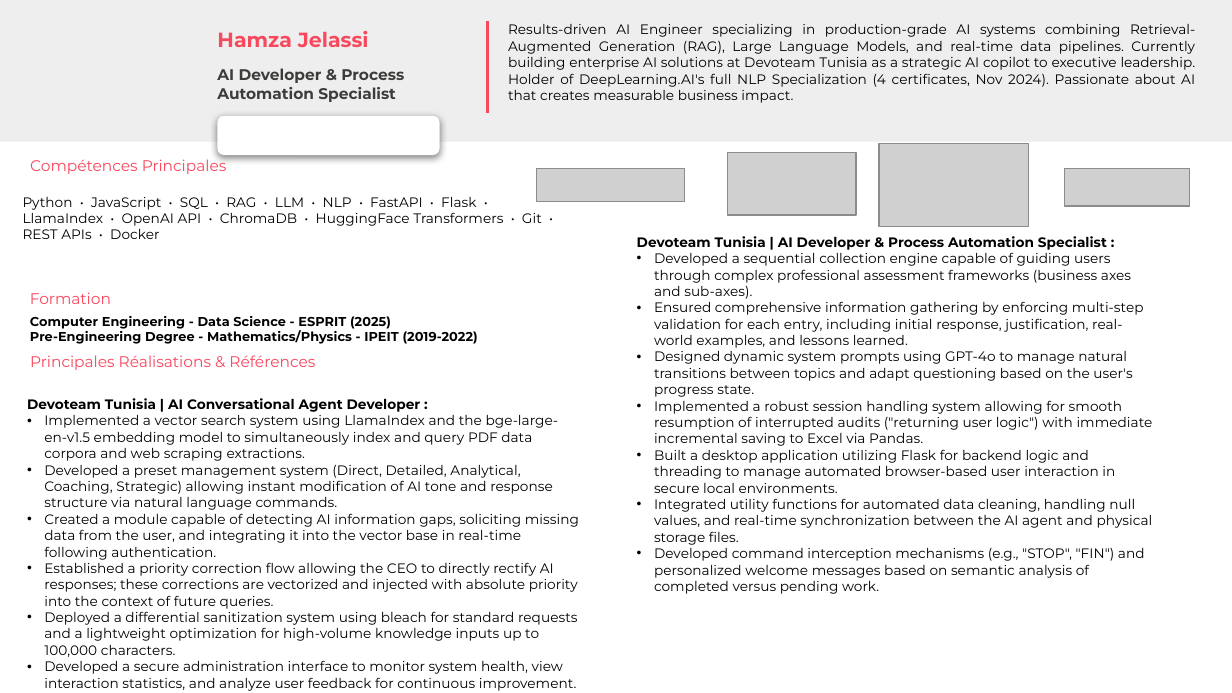
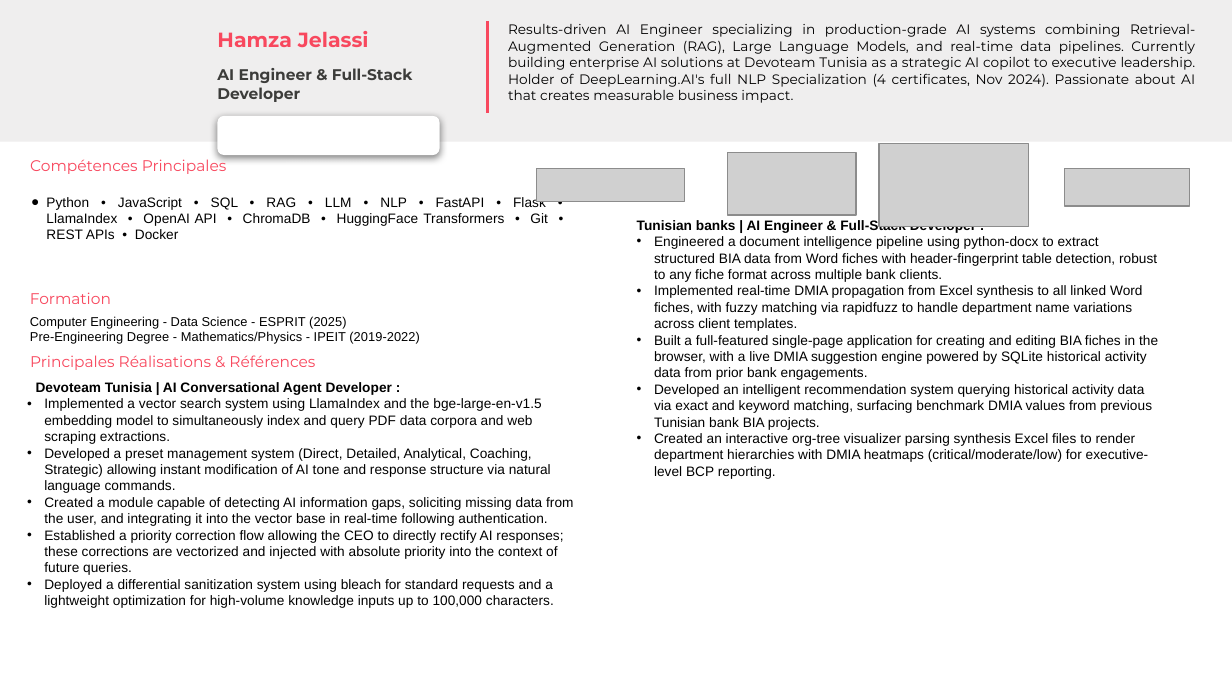
Before and after one commit to OmarDahmen97/DevosmartBid, a slide deck: slide 1 of generated_cvs/6a7ae1e539dae46e85b6b85b.pptx. Drawn at 1232x693 pixels with LibreOffice and Linux fonts; fonts in the diff are those of the drawing; grey boxes stand for pictures; background and template pictures are left out. Boxes give left, top, right and bottom in pixels: in the first picture for what was removed or moved away, otherwise in the second. Text is boxed around its words. In the diff, an @@ line names an element or a change of style, - is before the commit and + after.

```diff
--- a/generated_cvs/6a7ae1e539dae46e85b6b85b.pptx
+++ b/generated_cvs/6a7ae1e539dae46e85b6b85b.pptx
@@ subtitle at <box>217,68,413,102</box>: text changed @@
-AI Developer & Process Automation Specialist
+AI Engineer & Full-Stack Developer
@@ text "Python • JavaScript • SQL ..." at <box>46,196,548,239</box>: font Montserrat to Arial; alignment left to justified; bullet none to ● @@
@@ text at <box>637,219,1158,479</box>: text changed; font Montserrat to Arial @@
-Devoteam Tunisia | AI Developer & Process Automation Specialist :
-• Developed a sequential collection engine capable of guiding users through complex professional assessment frameworks (business axes and sub-axes).
-• Ensured comprehensive information gathering by enforcing multi-step validation for each entry, including initial response, justification, real-world examples, and lessons learned.
-• Designed dynamic system prompts using GPT-4o to manage natural transitions between topics and adapt questioning based on the user's progress state.
-• Implemented a robust session handling system allowing for smooth resumption of interrupted audits ("returning user logic") with immediate incremental saving to Excel via Pandas.
-• Built a desktop application utilizing Flask for backend logic and threading to manage automated browser-based user interaction in secure local environments.
-• Integrated utility functions for automated data cleaning, handling null values, and real-time synchronization between the AI agent and physical storage files.
-• Developed command interception mechanisms (e.g., "STOP", "FIN") and personalized welcome messages based on semantic analysis of completed versus pending work.
+Tunisian banks | AI Engineer & Full-Stack Developer :
+• Engineered a document intelligence pipeline using python-docx to extract structured BIA data from Word fiches with header-fingerprint table detection, robust to any fiche format across multiple bank clients.
+• Implemented real-time DMIA propagation from Excel synthesis to all linked Word fiches, with fuzzy matching via rapidfuzz to handle department name variations across client templates.
+• Built a full-featured single-page application for creating and editing BIA fiches in the browser, with a live DMIA suggestion engine powered by SQLite historical activity data from prior bank engagements.
+• Developed an intelligent recommendation system querying historical activity data via exact and keyword matching, surfacing benchmark DMIA values from previous Tunisian bank BIA projects.
+• Created an interactive org-tree visualizer parsing synthesis Excel files to render department hierarchies with DMIA heatmaps (critical/moderate/low) for executive-level BCP reporting.
@@ text "Computer Engineering - Data Science ..." at <box>30,316,419,344</box>: font Montserrat to Arial, bold off; alignment left to justified @@
@@ text "Devoteam Tunisia | AI Conversational ..." at <box>36,382,573,608</box>: font Montserrat to Arial; alignment left to justified; indent changed @@
@@ text at <box>44,660,577,691</box>: paragraph removed @@
-• Developed a secure administration interface to monitor system health, view interaction statistics, and analyze user feedback for continuous improvement.
```
Also in this commit, not shown: 1 other slide changed, 3 other files.
